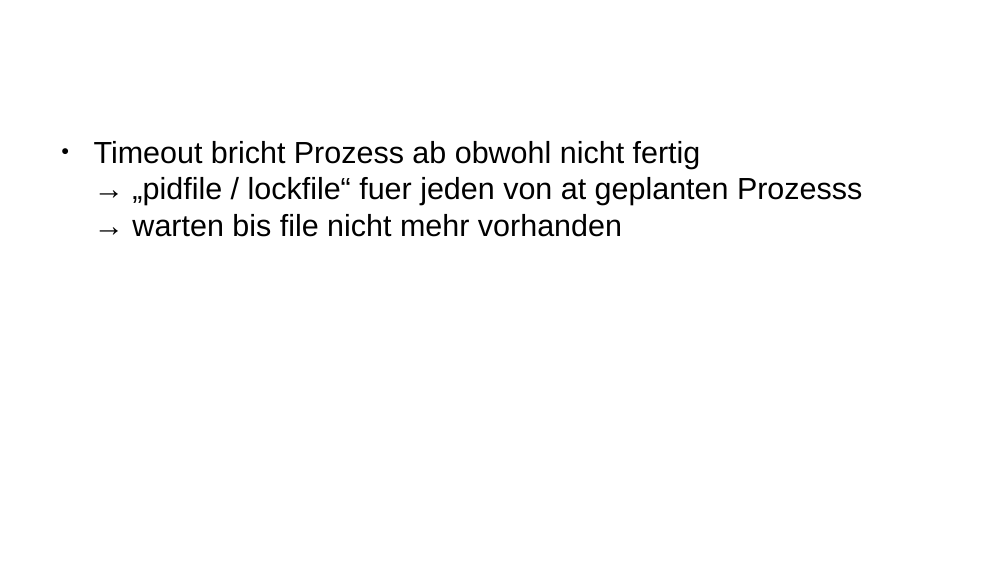
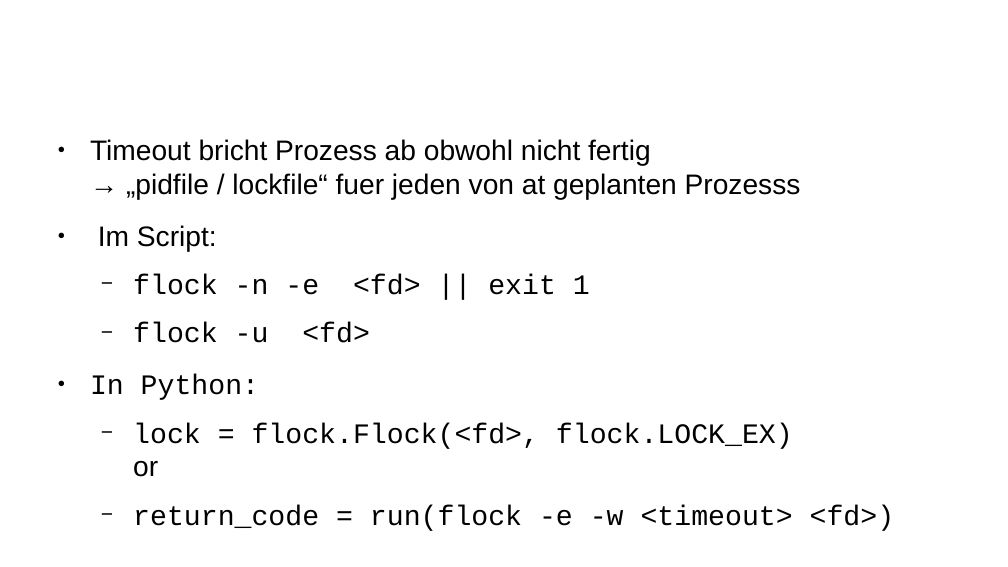
Before and after one commit to togir2/TE_SR_experiments_2021, a slide deck: slide 4 of präsentation/Zwischenpräsentation2.odp. Drawn at 1008x567 pixels with LibreOffice and Linux fonts; fonts in the diff are those of the drawing. Boxes give left, top, right and bottom in pixels: in the first picture for what was removed or moved away, otherwise in the second. Text is boxed around its words. In the diff, an @@ line names an element or a change of style, - is before the commit and + after.

Commit message:
Added sample code for flock

```diff
--- a/präsentation/Zwischenpräsentation2.odp
+++ b/präsentation/Zwischenpräsentation2.odp
@@ text at (x1=90, y1=139, x2=895, y2=531): text changed; size 24 to 22.2 pt; font Arial to Courier New @@
-● Timeout bricht Prozess ab obwohl nicht fertig
-  → „pidfile / lockfile“ fuer jeden von at geplanten Prozesss
-  → warten bis file nicht mehr vorhanden
+● Timeout bricht Prozess ab obwohl nicht fertig
+  → „pidfile / lockfile“ fuer jeden von at geplanten Prozesss
+● Im Script:
+  − flock -n -e <fd> || exit 1
+  − flock -u <fd>
+● In Python:
+  − lock = flock.Flock(<fd>, flock.LOCK_EX)
+    or
+  − return_code = run(flock -e -w <timeout> <fd>)
```
Also in this commit, not shown: 1 other slide changed, 1 other file.
